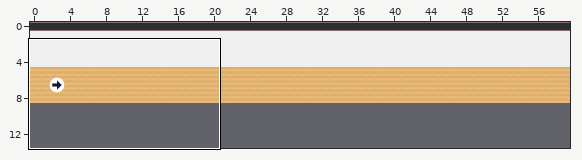
Two states of a Tiled map (JSON), couloir.tmj. Above, an overview of the earlier version with the close-up marked.
Close-up. Before the commit:
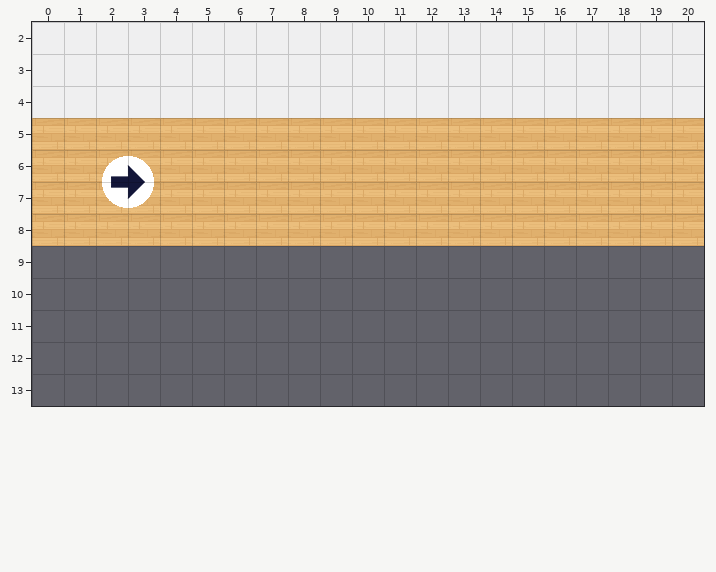
Cells are 32x32 px. Shown: x 0..20, y 2..13. The commit also changed other parts of the map, which this record leaves out. The old version is drawn lined up with the new one.
And afterwards:
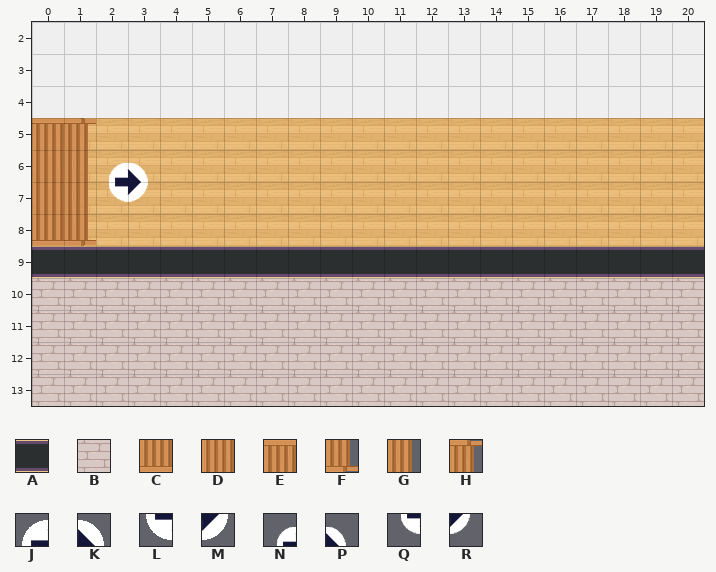
Key: from "WA_Room_Builder": A 104, B 310, C 452 turned 270, D 453 turned 270, E 454 turned 270, F 477 turned 270, G 478 turned 270, H 479 turned 270; from "fleche-couloir": J 5, K 6, L 9, M 10; from "fleche-couloir-v2": N 5, P 6, Q 9, R 10.
_ is an empty cell.
Tiles replaced or removed in this view: J, K, L, M.
Tiles of an added or newly shown layer are drawn over the layers below it.
Changes in this commit:
Changed rows in their new state; . is an unchanged cell.
map size 60x9 -> 60x14 cells
Layer "fleche":
first column x 2:
 6 NP
 7 QR
Layer "wall":
first column x 0:
 9 AAAAAAAAAAAAAAAAAAAAA
10 BBBBBBBBBBBBBBBBBBBBB
11 BBBBBBBBBBBBBBBBBBBBB
12 BBBBBBBBBBBBBBBBBBBBB
13 BBBBBBBBBBBBBBBBBBBBB
Layer "escalier" (added):
first column x 0:
 5 EH
 6 DG
 7 DG
 8 CF
Boxes around the changes in both close-ups, in picture pixels (x1, y1, x2, y2):
changed: (32, 118, 704, 406)
